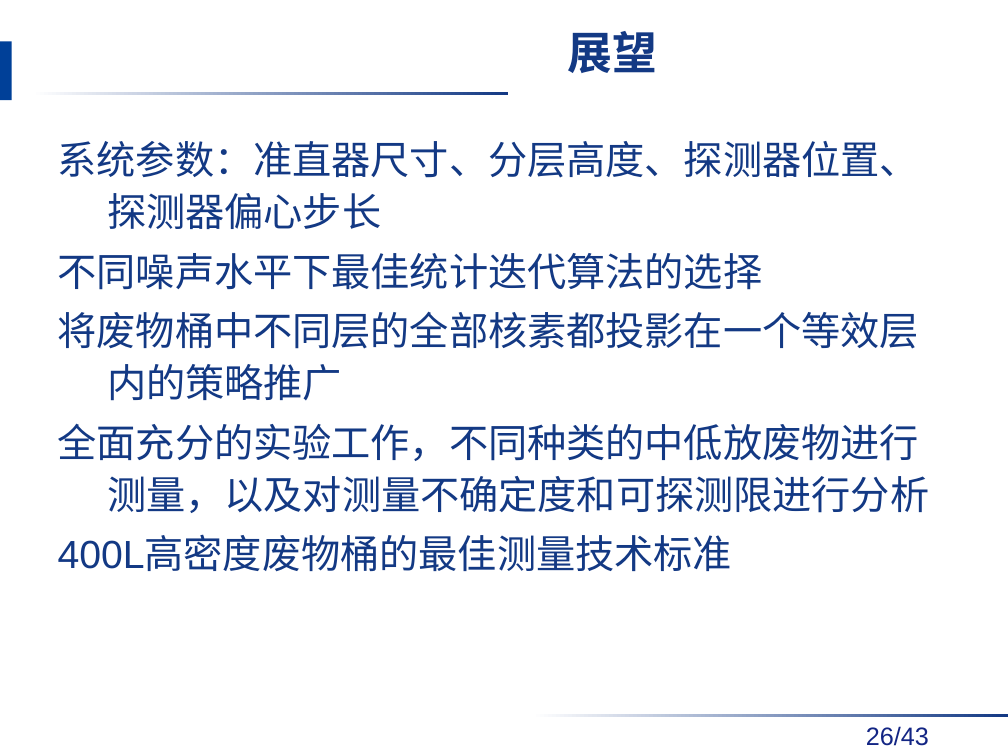
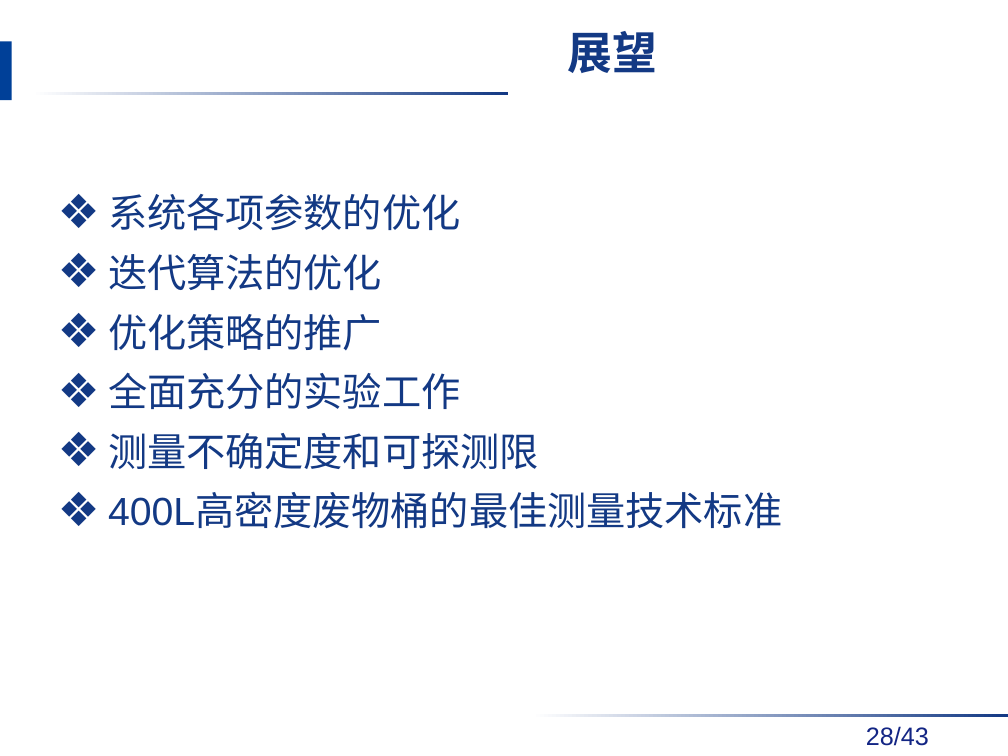
Before and after one commit to danxibao/NDAPapers, a slide deck: slide 28 of 答辩/毕业答辩报告v2-饶开源.pptx (slide 26 before the commit). Drawn at 1008x756 pixels with LibreOffice and Linux fonts; fonts in the diff are those of the drawing; background and template pictures are left out. Boxes give left, top, right and bottom in pixels: in the first picture for what was removed or moved away, otherwise in the second. Text is boxed around its words. In the diff, an @@ line names an element or a change of style, - is before the commit and + after.

```diff
--- a/答辩/毕业答辩报告v2-饶开源.pptx
+++ b/答辩/毕业答辩报告v2-饶开源.pptx
@@ text "系统各项参数的优化": place and size @@
-text "系统各项参数的优化" at bbox=[58, 141, 929, 572]
+text "系统各项参数的优化" at bbox=[108, 194, 782, 529]
@@ text at bbox=[108, 194, 539, 469]: text changed @@
-系统参数：准直器尺寸、分层高度、探测器位置、探测器偏心步长
-不同噪声水平下最佳统计迭代算法的选择
-将废物桶中不同层的全部核素都投影在一个等效层内的策略推广
-全面充分的实验工作，不同种类的中低放废物进行测量，以及对测量不确定度和可探测限进行分析
+❖ 系统各项参数的优化
+❖ 迭代算法的优化
+❖ 优化策略的推广
+❖ 全面充分的实验工作
+❖ 测量不确定度和可探测限
@@ text at bbox=[108, 494, 782, 529]: bullet none to ❖ @@
@@ page number at bbox=[866, 726, 929, 746]: text changed @@
-26/43
+28/43
```
Also in this commit, not shown: 19 other slides changed, 2 slides added.
